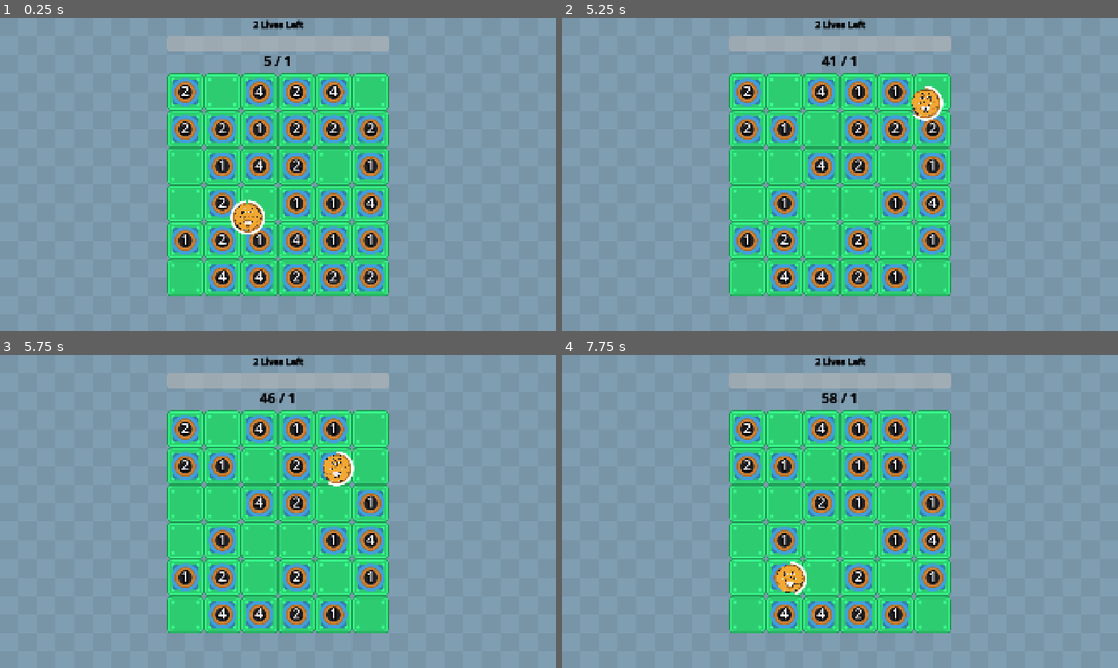
Above: before the commit, frames 1-4 (two rows, left to right).
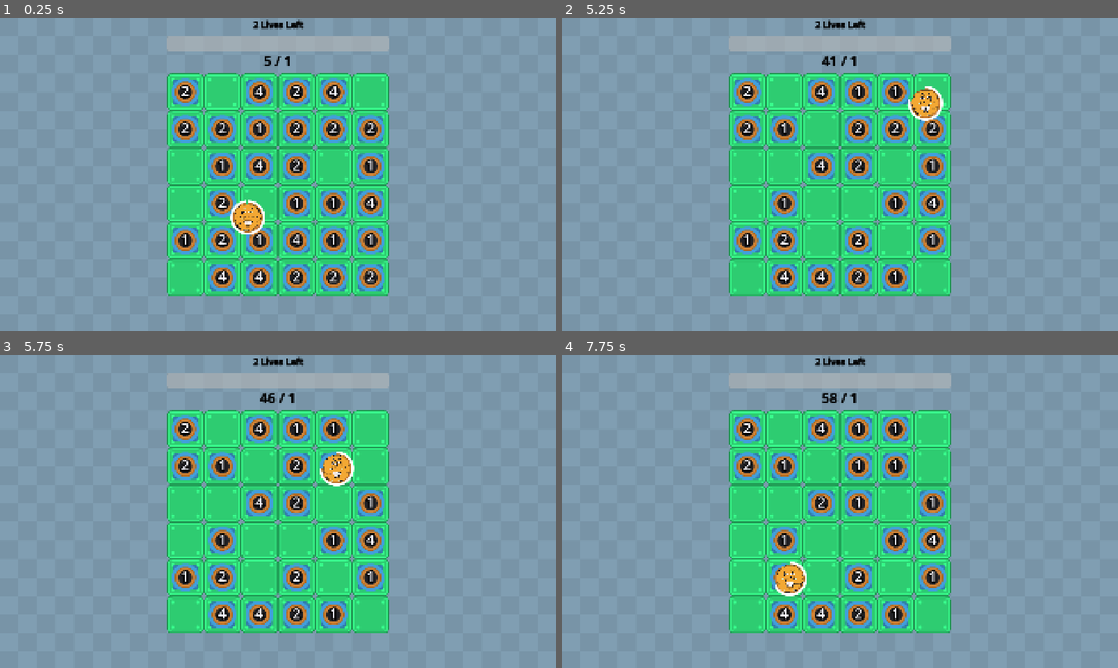
Above: after the commit, the same moments.

Repository: wanamelon/prototype_monorepo
Game: Godot game, scene res://source/bounce_main.tscn
Same seed, same stepped clock (60 frames per second), same inputs: the game is played once before the commit and once after it. Sound files missing from this copy of the repository are replaced by a short silence.
Inputs:
- Up to frame 1 (0.25 s): no input
- Up to frame 2 (5.25 s): no input
- Up to frame 3 (5.75 s): no input
- Up to frame 4 (7.75 s): no input

Frame 1 is identical in both runs. In frame 2, less than 0.1% of the frame differs, in the area x 62-64%, y 26-31%; in frame 3, less than 0.1%; in frame 4, less than 0.1%, in the area x 38-42%, y 73-78%.

Commit message:
big boom sound on fail

Diff:
--- a/roller/source/bounce_main.gd
+++ b/roller/source/bounce_main.gd
@@ -24,7 +24,9 @@
 			generate_choices()
 		else:
 			print("You lost: BYE BYE SUCKER, BOZO, DINGUS!")
-			get_tree().quit()
+			_item_system.queue_free()
+			$GameOverAudioPlayer.play()
+			$GameOverAudioPlayer.finished.connect(func (): get_tree().quit())
 	else:
 		_lives_remaining -= 1
 		_item_system.queue_free()
--- a/roller/source/bounce_main.tscn
+++ b/roller/source/bounce_main.tscn
@@ -6,10 +6,15 @@
 [ext_resource type="Texture2D" uid="uid://df8r231n3c6yr" path="res://assets/rolling_ball/background_blue.png" id="3_vx23h"]
 [ext_resource type="PackedScene" uid="uid://cy54rx8phsksw" path="res://source/game_board.tscn" id="4_vx23h"]
 [ext_resource type="Texture2D" uid="uid://ccdy67xn8m374" path="res://assets/rolling_ball/block_locked_square.png" id="6_0panw"]
+[ext_resource type="AudioStream" uid="uid://dcab5uj33b1kn" path="res://assets/audio/failure-drum-sound-effect-1-46093.mp3" id="7_k3n88"]
 
 [sub_resource type="Resource" id="Resource_k3n88"]
 script = ExtResource("2_0panw")
 item_id = 3
+metadata/_custom_type_script = "uid://ckw8rr21jqg1f"
+
+[sub_resource type="Resource" id="Resource_ovsfe"]
+script = ExtResource("2_0panw")
 metadata/_custom_type_script = "uid://ckw8rr21jqg1f"
 
 [sub_resource type="ShaderMaterial" id="ShaderMaterial_to078"]
@@ -18,7 +23,7 @@
 
 [node name="BounceMain" type="Node2D"]
 script = ExtResource("1_ovsfe")
-item_configs = Array[ExtResource("2_0panw")]([SubResource("Resource_k3n88")])
+item_configs = Array[ExtResource("2_0panw")]([SubResource("Resource_k3n88"), SubResource("Resource_ovsfe")])
 
 [node name="TextureRect" type="TextureRect" parent="."]
 material = SubResource("ShaderMaterial_to078")
@@ -125,3 +130,7 @@
 theme_override_constants/h_separation = 43
 theme_override_constants/v_separation = 43
 columns = 4
+
+[node name="GameOverAudioPlayer" type="AudioStreamPlayer2D" parent="."]
+stream = ExtResource("7_k3n88")
+volume_db = 10.0
Not shown: 1 places in roller/source/bounce_main.tscn that only renumber resources
Not shown, added: roller/assets/audio/failure-drum-sound-effect-1-46093.mp3
